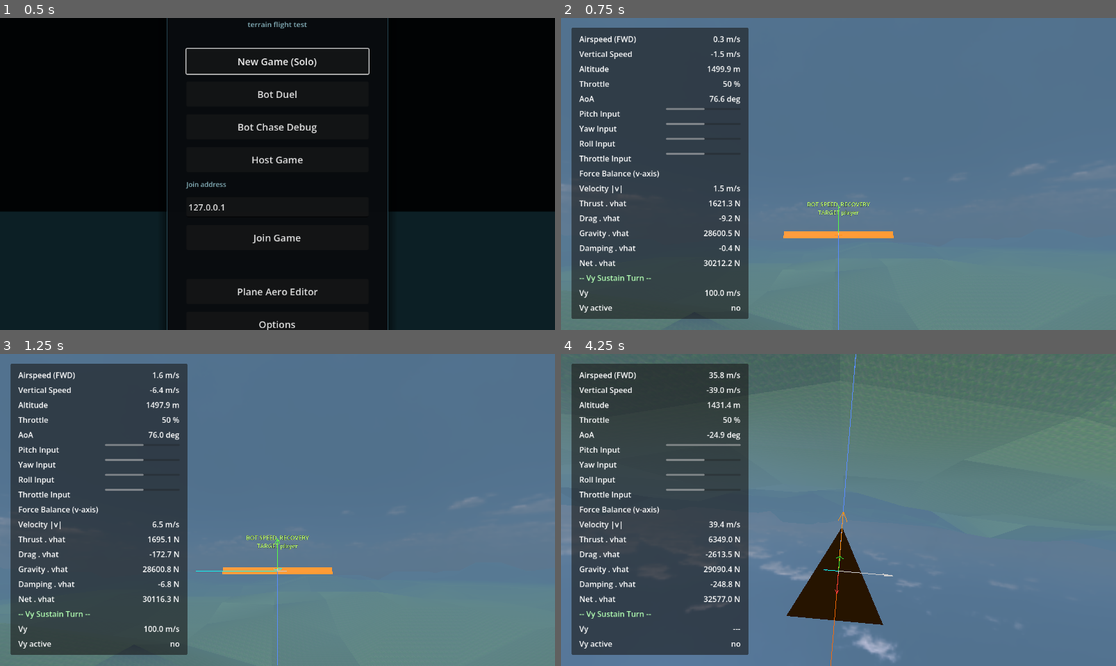
Above: before the commit, frames 1-4 (two rows, left to right).
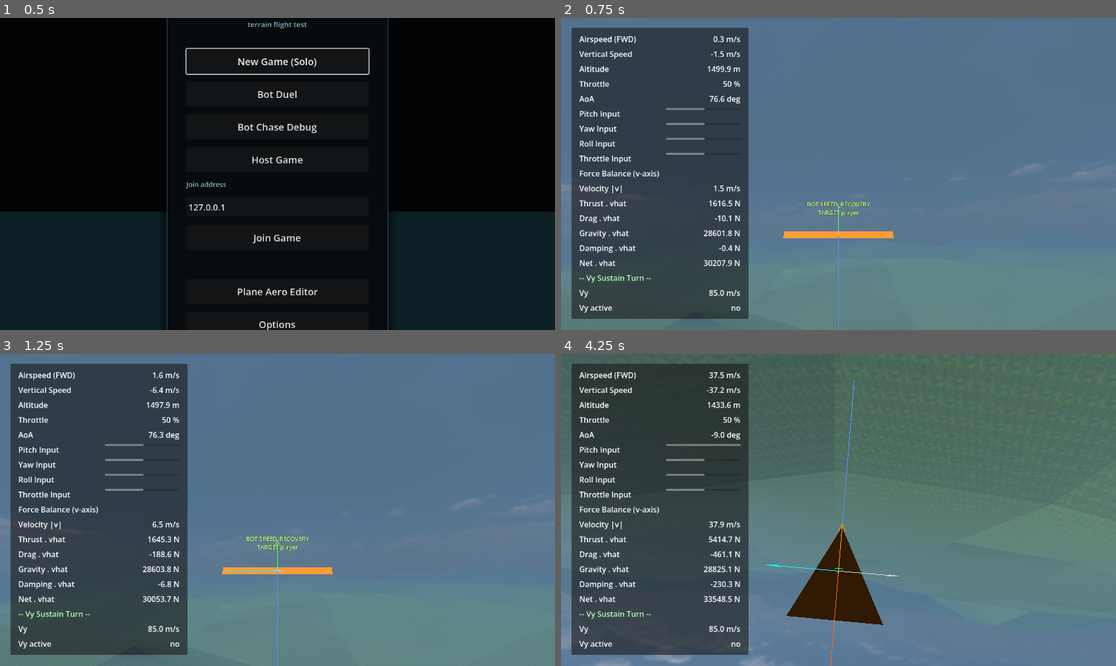
Above: after the commit, the same moments.

Repository: IzalithSky/merlin
Game: Godot game, scene res://scenes/main_menu.tscn
Same seed, same stepped clock (60 frames per second), same inputs: the game is played once before the commit and once after it.
Inputs (mouse positions are in pixels of both pictures, inside the frame that each line leads up to):
- Up to frame 1 (0.5 s): no input
- Up to frame 2 (0.75 s): click "New Game (Solo)" at 0.5 s
- Up to frame 3 (1.25 s): no input
- Up to frame 4 (4.25 s): tap Enter at 1.25 s; move the mouse to (866, 510) at 1.27 s; hold Ctrl 1.28-2.03 s; hold W (pitch_up) from 1.28 s (still down); click (866, 510) at 1.42 s; move the mouse to (810, 510) at 2.02 s; tap R at 2.1 s; move the mouse to (849, 503) at 2.77 s; hold F 2.78-3.53 s; move the mouse to (832, 516) at 3.52 s; tap Ctrl at 3.6 s; click (832, 516) at 3.67 s

Frame 1 is identical in both runs. In frame 2, 0.1% of the frame differs, in the area x 25-33%, y 58-90%; in frame 3, 0.4%; in frame 4, 18%, in the area x 0-100%, y 0-100%.

Commit message:
settings adjustments

Diff:
--- a/project.godot
+++ b/project.godot
@@ -25,12 +25,12 @@
 
 relative_roll_left={
 "deadzone": 0.5,
-"events": [Object(InputEventKey,"resource_local_to_scene":fa …(140 unchanged characters)… d":false,"keycode":0,"physical_keycode":90,"key_label":0,"unicode":122,"location":0,"echo":false,"script":null)
+"events": [Object(InputEventKey,"resource_local_to_scene":fa …(140 unchanged characters)… d":false,"keycode":0,"physical_keycode":65,"key_label":0,"unicode":97,"location":0,"echo":false,"script":null)
 ]
 }
 relative_roll_right={
 "deadzone": 0.5,
-"events": [Object(InputEventKey,"resource_local_to_scene":fa …(140 unchanged characters)… d":false,"keycode":0,"physical_keycode":88,"key_label":0,"unicode":120,"location":0,"echo":false,"script":null)
+"events": [Object(InputEventKey,"resource_local_to_scene":fa …(140 unchanged characters)… d":false,"keycode":0,"physical_keycode":68,"key_label":0,"unicode":100,"location":0,"echo":false,"script":null)
 ]
 }
 
--- a/scripts/keybindings_settings.gd
+++ b/scripts/keybindings_settings.gd
@@ -103,12 +103,12 @@
 		"pitch_down": [KEY_S, -1],
 		"yaw_left": [KEY_Q, -1],
 		"yaw_right": [KEY_E, -1],
-		"roll_left": [KEY_A, -1],
-		"roll_right": [KEY_D, -1],
+		"roll_left": [KEY_Z, -1],
+		"roll_right": [KEY_X, -1],
 		"throttle_up": [KEY_SPACE, -1],
 		"throttle_down": [KEY_SHIFT, -1],
-		"relative_roll_left": [KEY_Z, -1],
-		"relative_roll_right": [KEY_X, -1],
+		"relative_roll_left": [KEY_A, -1],
+		"relative_roll_right": [KEY_D, -1],
 	}
 
 
--- a/scripts/plane_character_controller.gd
+++ b/scripts/plane_character_controller.gd
@@ -9,7 +9,7 @@
 @export var rot_decay: float = 3.0
 @export var thr_rate: float = 1.2
 @export var relative_roll_cursor_speed: float = 2.0
-@export var relative_roll_max_error_deg: float = 120.0
+@export var relative_roll_max_error_deg: float = 180.0
 @export var relative_roll_error_to_rate_gain: float = 1.4
 @export var relative_roll_max_desired_rate: float = 2.0
 @export var relative_roll_rate_response_gain: float = 0.8
@@ -48,32 +48,32 @@
 @export var reference_area: float = 12.0
 @export var ambient_wind_velocity_world: Vector3 = Vector3.ZERO
 @export var lift_coefficient_table: Array[Vector2] = [
-	Vector2(-30.0, -0.65),
-	Vector2(-20.0, -0.40),
-	Vector2(-10.0, -0.15),
-	Vector2(-5.0, -0.05),
-	Vector2(0.0, 0.00),
-	Vector2(5.0, 0.35),
-	Vector2(10.0, 0.75),
-	Vector2(15.0, 1.00),
-	Vector2(20.0, 0.85),
-	Vector2(25.0, 0.55),
-	Vector2(30.0, 0.25),
-	Vector2(40.0, 0.00),
+	Vector2(-27.63, -0.1506),
+	Vector2(-20.13, -0.9907),
+	Vector2(-10.18, -0.7980),
+	Vector2(-5.06, -0.3982),
+	Vector2(0.0, 0.0),
+	Vector2(4.98, 0.3937),
+	Vector2(9.94, 0.7979),
+	Vector2(14.98, 1.1985),
+	Vector2(19.88, 1.6027),
+	Vector2(24.06, 1.3809),
+	Vector2(29.73, 0.1696),
 ]
 @export var drag_coefficient_table: Array[Vector2] = [
-	Vector2(-30.0, 0.30),
-	Vector2(-20.0, 0.16),
-	Vector2(-10.0, 0.07),
-	Vector2(-5.0, 0.04),
-	Vector2(0.0, 0.02),
-	Vector2(5.0, 0.04),
-	Vector2(10.0, 0.07),
-	Vector2(15.0, 0.11),
-	Vector2(20.0, 0.18),
-	Vector2(25.0, 0.26),
-	Vector2(30.0, 0.36),
-	Vector2(40.0, 0.55),
+	Vector2(-29.83, 0.5989),
+	Vector2(-25.42, 0.3963),
+	Vector2(-21.38, 0.2701),
+	Vector2(-15.0, 0.1171),
+	Vector2(-10.04, 0.0495),
+	Vector2(-5.13, 0.0212),
+	Vector2(0.17, 0.0027),
+	Vector2(4.96, 0.0207),
+	Vector2(10.03, 0.0500),
+	Vector2(14.99, 0.1171),
+	Vector2(20.22, 0.2487),
+	Vector2(25.01, 0.3989),
+	Vector2(29.91, 0.6010),
 ]
 @export var side_force_coefficient_table: Array[Vector2] = [
 	Vector2(-40.0, 0.0),
@@ -81,17 +81,27 @@
 	Vector2(40.0, 0.0),
 ]
 @export var control_authority_coefficient_table: Array[Vector2] = [
-	Vector2(0.0, 1.00),
-	Vector2(25.0, 0.77),
-	Vector2(50.0, 0.55),
-	Vector2(100.0, 0.34),
-	Vector2(150.0, 0.27),
-	Vector2(250.0, 0.24),
-	Vector2(500.0, 0.25),
+	Vector2(0.77, 0.5008),
+	Vector2(24.32, 0.7643),
+	Vector2(65.02, 0.9982),
+	Vector2(114.65, 1.0037),
+	Vector2(152.36, 0.7573),
+	Vector2(175.44, 0.4232),
+	Vector2(200.45, 0.2607),
+	Vector2(250.47, 0.1438),
+	Vector2(500.67, 0.0689),
 ]
 @export var thrust_coefficient_table: Array[Vector2] = [
 	Vector2(0.0, 1.0),
-	Vector2(500.0, 1.0),
+	Vector2(22.30, 0.8621),
+	Vector2(38.64, 0.7771),
+	Vector2(55.66, 0.6795),
+	Vector2(73.29, 0.5910),
+	Vector2(97.13, 0.4855),
+	Vector2(124.82, 0.3779),
+	Vector2(158.05, 0.2854),
+	Vector2(202.43, 0.1934),
+	Vector2(391.29, 0.0411),
 ]
 @export var alignment_strength: float = 400.0
 @export var alignment_max_torque: float = 10_000.0
